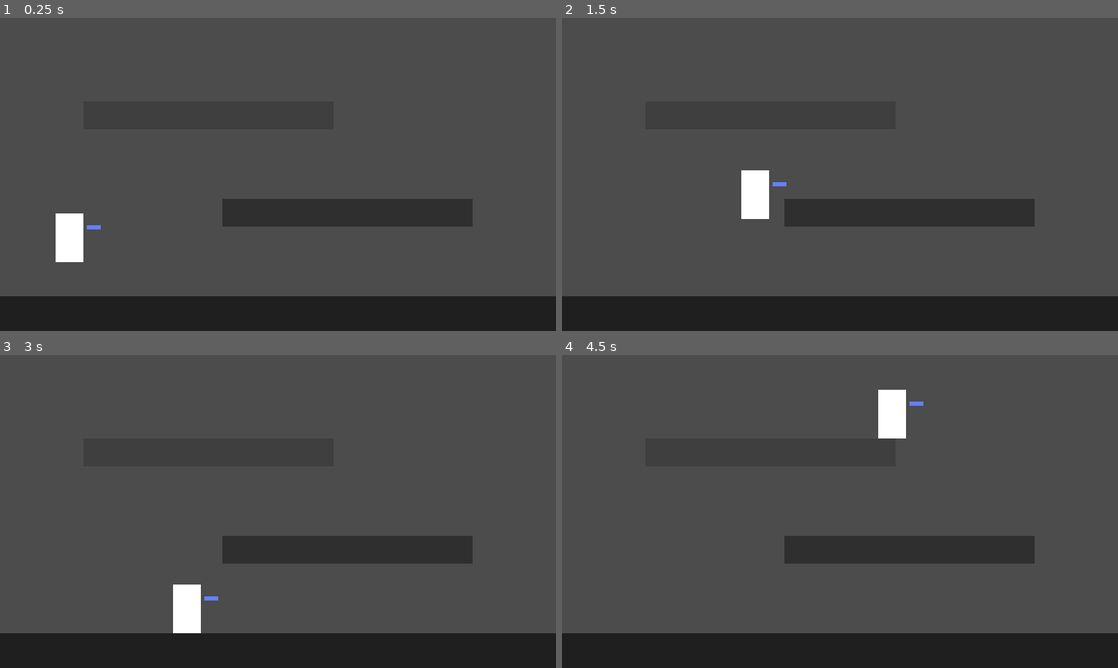
Above: before the commit, frames 1-4 (two rows, left to right).
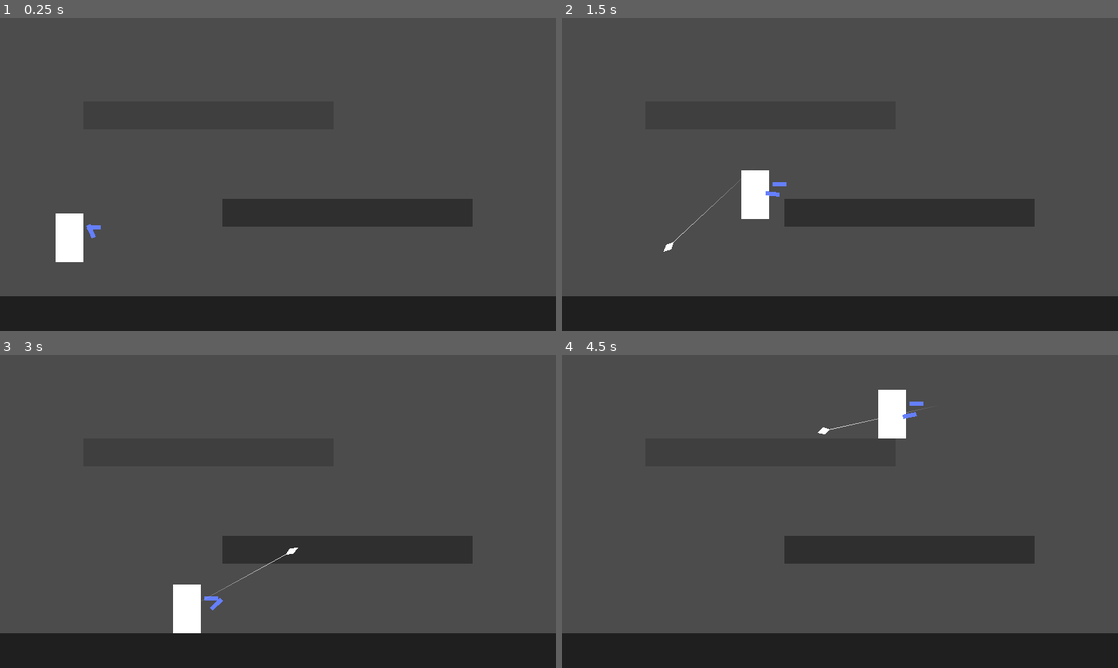
Above: after the commit, the same moments.

Repository: zhyrin0/through-the-looking-glass
Game: Godot game, scene res://tests/player_movement/test.tscn
The game is run twice, just before and just after one commit, with the same random seed, the same clock (stepped at 60 frames per second) and the same inputs. This scene is started directly instead of the project's main scene.
Inputs (mouse positions are in pixels of both pictures, inside the frame that each line leads up to):
- Up to frame 1 (0.25 s): no input
- Up to frame 2 (1.5 s): move the mouse to (962, 158) at 0.52 s; press the mouse at (962, 158) at 0.53 s; hold D (move_right) from 0.53 s (still down); tap Space (move_jump) at 0.77 s; move the mouse to (728, 190) at 1.27 s; release the mouse at (728, 190) at 1.28 s; tap S (move_fall) at 1.35 s
- Up to frame 3 (3 s): tap Space (move_jump) at 1.52 s; click (166, 527) at 1.55 s; move the mouse to (333, 442) at 2.02 s; release D (move_right) at 2.03 s; press the mouse at (333, 442) at 2.03 s; hold A (move_left) 2.03-2.78 s; move the mouse to (250, 574) at 2.77 s; release the mouse at (250, 574) at 2.78 s; hold D (move_right) from 2.78 s (still down); click (250, 574) at 2.85 s
- Up to frame 4 (4.5 s): tap Space (move_jump) at 3.02, 3.77 s; move the mouse to (1006, 558) at 3.52 s; press the mouse at (1006, 558) at 3.53 s; tap S (move_fall) at 3.6 s; move the mouse to (673, 464) at 4.27 s; release D (move_right) at 4.28 s; release the mouse at (673, 464) at 4.28 s; hold A (move_left) from 4.28 s (still down); click (673, 464) at 4.35 s

The runs differ from the first frame. In frame 1, less than 0.1% of the frame differs, in the area x 15-18%, y 65-71%; in frame 2, less than 0.1%; in frame 3, less than 0.1%, in the area x 36-54%, y 61-82%; in frame 4, less than 0.1%.

Commit message:
Player can shoot projectiles

Diff:
--- a/project.godot
+++ b/project.godot
@@ -68,6 +68,11 @@
 "events": [ Object(InputEventKey,"resource_local_to_scene":false,"resource_name":"","device":0,"alt":false,"shift":false,"control":false,"meta":false,"command":false,"pressed":false,"scancode":83,"physical_scancode":0,"unicode":0,"echo":false,"script":null)
  ]
 }
+attack={
+"deadzone": 0.5,
+"events": [ Object(InputEventMouseButton,"resource_local_to_scene":false,"resource_name":"","device":0,"alt":false,"shift":false,"control":false,"meta":false,"command":false,"button_mask":0,"position":Vector2( 0, 0 ),"global_position":Vector2( 0, 0 ),"factor":1.0,"button_index":1,"pressed":false,"doubleclick":false,"script":null)
+ ]
+}
 
 [layer_names]
 
--- /dev/null
+++ b/src/player/debug.gd
@@ -0,0 +1,9 @@
+extends Node2D
+
+
+onready var projectile_pos := $ProjectilePosition as Position2D
+onready var projectile_dir := $ProjectilePosition/ProjectileDirection as Line2D
+
+
+func _process(_delta: float) -> void:
+	projectile_dir.rotation = (get_global_mouse_position() - projectile_pos.global_position).angle()
--- a/src/player/player.gd
+++ b/src/player/player.gd
@@ -1,4 +1,7 @@
 extends KinematicBody2D
+
+const Projectile := preload("res://src/projectile/projectile.gd")
+const ProjectileScene := preload("res://src/projectile/projectile.tscn")
 
 
 const PLATFORM_COLLISION_BIT := 3
@@ -6,11 +9,35 @@
 export(int) var jump_height: int setget set_jump_height
 export(float) var jump_time: float = 1.0 setget set_jump_time
 export(float) var fall_gravity_multiplier: float = 1.0
+export(float) var strong_charge: float
 var jump_velocity: float
 var gravity: float
 var velocity := Vector2.ZERO
 var fallthrough_platform: Node = null
+var attack_charge := 0.0
+var charge_audio_triggered := false
 onready var platform_raycast := $PlatformRayCast as RayCast2D
+onready var projectile_pos := $ProjectilePosition as Position2D
+onready var attack_charge_audio := $AttackChargeAudio as AudioStreamPlayer
+onready var attack_cooldown := $AttackCooldown as Timer
+
+
+func _process(delta: float) -> void:
+	var can_attack := attack_cooldown.is_stopped()
+	if can_attack and Input.is_action_pressed("attack"):
+		attack_charge += delta
+		if attack_charge >= strong_charge and not charge_audio_triggered:
+			attack_charge_audio.play()
+			charge_audio_triggered = true
+	if can_attack and Input.is_action_just_released("attack"):
+		var projectile := ProjectileScene.instance() as Projectile
+		projectile.init(projectile_pos.global_position,
+				(get_global_mouse_position() - projectile_pos.global_position).normalized(),
+				attack_charge >= strong_charge)
+		get_parent().add_child(projectile)
+		attack_charge = 0.0
+		attack_cooldown.start()
+		charge_audio_triggered = false
 
 
 func _physics_process(delta: float) -> void:
--- a/src/player/player.tscn
+++ b/src/player/player.tscn
@@ -1,6 +1,8 @@
-[gd_scene load_steps=3 format=2]
+[gd_scene load_steps=5 format=2]
 
 [ext_resource path="res://src/player/player.gd" type="Script" id=1]
+[ext_resource path="res://src/player/debug.gd" type="Script" id=2]
+[ext_resource path="res://src/player/attack_charge.wav" type="AudioStream" id=3]
 
 [sub_resource type="RectangleShape2D" id=1]
 extents = Vector2( 32, 56 )
@@ -8,10 +10,14 @@
 [node name="Player" type="KinematicBody2D"]
 collision_mask = 12
 script = ExtResource( 1 )
+__meta__ = {
+"_edit_group_": true
+}
 movement_speed = 300
 jump_height = 256
 jump_time = 0.5
 fall_gravity_multiplier = 1.35
+strong_charge = 0.5
 
 [node name="Polygon2D" type="Polygon2D" parent="."]
 polygon = PoolVector2Array( -32, -56, 32, -56, 32, 56, -32, 56 )
@@ -24,7 +30,30 @@
 cast_to = Vector2( 0, 64 )
 collision_mask = 8
 
+[node name="ProjectilePosition" type="Position2D" parent="."]
+position = Vector2( 56, 0 )
+__meta__ = {
+"_gizmo_extents_": 25.0
+}
+
+[node name="AttackChargeAudio" type="AudioStreamPlayer" parent="."]
+stream = ExtResource( 3 )
+
+[node name="AttackCooldown" type="Timer" parent="."]
+wait_time = 0.5
+one_shot = true
+
 [node name="Debug" type="Node2D" parent="."]
+script = ExtResource( 2 )
 
-[node name="Direction" type="Line2D" parent="Debug"]
+[node name="FacingDirection" type="Line2D" parent="Debug"]
 points = PoolVector2Array( 40, -24, 72, -24 )
+
+[node name="ProjectilePosition" type="Position2D" parent="Debug"]
+position = Vector2( 56, 0 )
+__meta__ = {
+"_gizmo_extents_": 25.0
+}
+
+[node name="ProjectileDirection" type="Line2D" parent="Debug/ProjectilePosition"]
+points = PoolVector2Array( 0, 0, 32, 0 )
--- a/tests/player_movement/test.tscn
+++ b/tests/player_movement/test.tscn
@@ -45,7 +45,3 @@
 
 [node name="Player" parent="." instance=ExtResource( 1 )]
 position = Vector2( 160, 416 )
-movement_speed = 300
-jump_height = 256
-jump_time = 0.5
-fall_gravity_multiplier = 1.35
Not shown, added: src/player/attack_charge.wav.import
Not shown, added: src/player/attack_charge.wav
